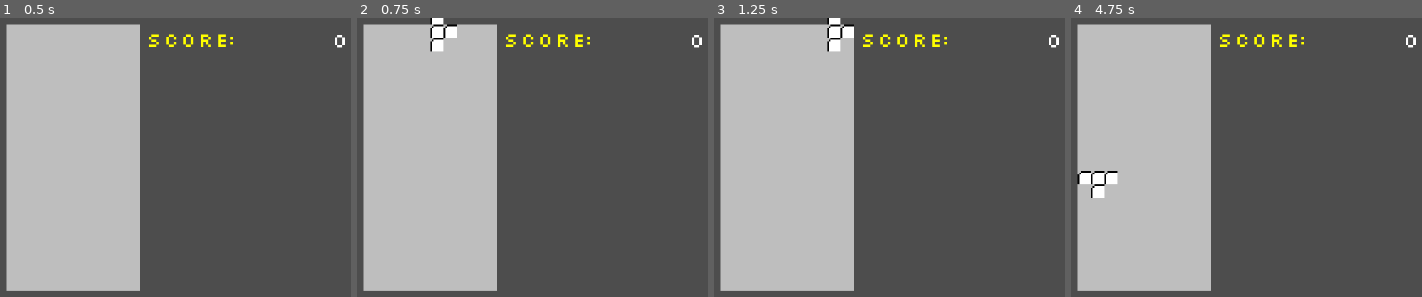
Above: before the commit, frames 1-4 (left to right).
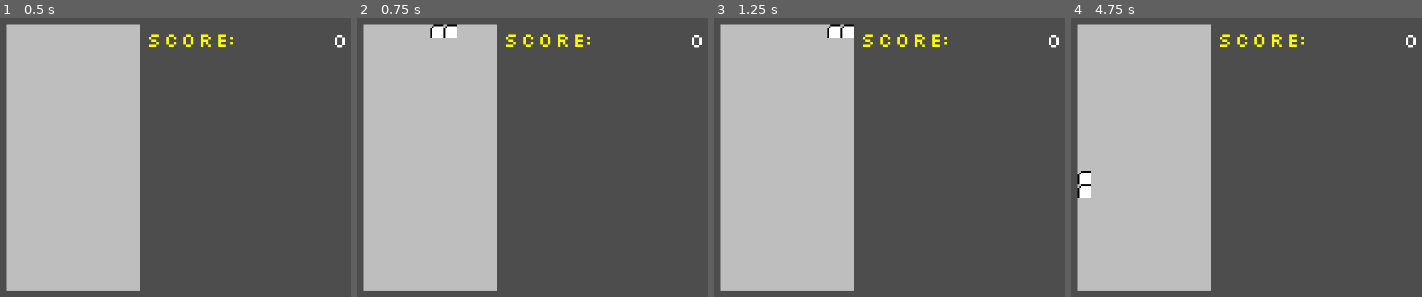
Above: after the commit, the same moments.

Repository: AsgerHB/create-jam-spring-2025
Game: Godot game, scene res://Scenes/Run.tscn
The game is run twice, just before and just after one commit, with the same random seed, the same clock (stepped at 60 frames per second) and the same inputs.
Inputs:
- Up to frame 1 (0.5 s): no input
- Up to frame 2 (0.75 s): tap Enter at 0.5 s; hold Right (ui_right) from 0.53 s (still down)
- Up to frame 3 (1.25 s): keep holding Right (ui_right)
- Up to frame 4 (4.75 s): release Right (ui_right) at 1.28 s; hold Down (ui_down) 1.28-2.03 s; hold Right (ui_right) 2.03-2.78 s; hold Up (ui_up) 2.78-3.53 s; hold Left (ui_left) from 3.53 s (still down)

Frame 1 is identical in both runs. In frame 2, 0.3% of the frame differs, in the area x 20-25%, y 0-13%; in frame 3, 0.3%; in frame 4, 0.7%, in the area x 1-14%, y 54-65%.

Commit message:
Added sand cell and tick handling

Diff:
--- a/Scripts/Cell.gd
+++ b/Scripts/Cell.gd
@@ -4,13 +4,15 @@
 const CELL_SIZE: int = 32
 
 enum Type {
-	Standard
+	Standard,
+	Sand,
+}
+# Map that assigns a complexity score to each cell type
+const cell_complexity_score = {
+	Type.Standard: 1,
+	Type.Sand: 2,
 }
 
-# Map that assigns a complexity score to each cell type
-const cell_complexity_score = {
-	Type.Standard: 1
-}
 # All the different states that a sprite can be in
 enum State {
 	CellTopLeft,
@@ -99,3 +101,10 @@
 	# Returns true if the cell can be moved
 	# TODO: Cool effects go here
 	return true
+
+func on_tick(game: TetrisGame, tick: int):
+	# Updates the game state for this tick
+	match type:
+		Type.Sand:
+			if tick % 3 == 0:
+				game.try_move_cell(grid_pos.x, grid_pos.y, grid_pos.x, grid_pos.y + 1)
--- a/TetrisGame.gd
+++ b/TetrisGame.gd
@@ -12,6 +12,7 @@
 @onready var run_state:RunState = $"/root/Run"
 @onready var score_counter:ScoreCounter = $"ScoreCounter"
 
+var tick_number: int = 0 # The current tick count
 @export var move_interval_ticks: int = 14
 @export var move_fast_interval_ticks: int = 2
 @export var move_sideways_interval_ticks: int = 3
@@ -30,7 +31,7 @@
 			r.append(null)
 		grid.append(r)
 
-	run_state.new_game()
+		run_state.new_game()
 
 func dead():
 	get_tree().change_scene_to_file("res://Scenes/Main Menu.tscn")
@@ -53,6 +54,7 @@
 	var cell = cell_prefab.instantiate()
 	add_child(cell)
 	cell.position = Vector2i(x * CELL_SIZE, y * CELL_SIZE)
+	cell.grid_pos = Vector2i(x, y)
 	cell.type = type
 	grid[y][x] = cell
 	return cell
@@ -78,7 +80,7 @@
 # See also try_move_cell.
 # Destination must be empty.
 func move_cell(from_x: int, from_y: int, to_x: int, to_y: int):
-	var c = get_at(from_x, from_y)
+	var c: Cell = get_at(from_x, from_y)
 	if c == null:
 		return
 	assert(get_at(to_x, to_y) == null, "Destination must be empty")
@@ -89,10 +91,9 @@
 
 
 # Similar to move_cell but triggers the cell's on_move effect (possibly preventing the move).
-# Destination must be empty.
 func try_move_cell(from_x: int, from_y: int, to_x: int, to_y: int) -> bool:
 	var c = get_at(from_x, from_y)
-	if c == null:
+	if c == null || not get_at(to_x, to_y) == null || out_of_bounds(to_x, to_y):
 		return false
 	# Pass self in case movement has side effects
 	if c.on_move(self, to_x, to_y):
@@ -139,7 +140,22 @@
 
 
 func _on_tick() -> void:
-	# TODO Incorporate with other tick stuff
+	tick_number += 1
+
+	# Call on_tick for all cells in order of their type
+	var cell_type_to_cells: Dictionary[Cell.Type, Array] = {}
+	for y in range(HEIGHT):
+		for x in range(WIDTH):
+			var cell = get_at(x, y)
+			if cell != null:
+				if not cell.type in cell_type_to_cells:
+					cell_type_to_cells[cell.type] = []
+				cell_type_to_cells[cell.type].append(cell)
+
+	for cell_type in Cell.Type.values():
+		if cell_type in cell_type_to_cells:
+			for cell in cell_type_to_cells[cell_type]:
+				cell.on_tick(self, tick_number)
 
 	# Move sideways if key is held
 	ticks_since_last_sideways_move += 1
@@ -173,6 +189,7 @@
 	var grid_pos = Vector2i(WIDTH / 2, 0)
 	falling_tetriminos.position = grid_pos * CELL_SIZE
 	falling_tetriminos.grid_pos = grid_pos
+
 
 	# If we immediately collide with existing cells -> game over
 	if does_falling_tetriminos_collide():
@@ -285,6 +302,5 @@
 	for y in rows_to_clear:
 		for x in range(WIDTH):
 			shift_above_cells_down(x, y)
-
 	if points != 0:
 		score_counter.apply_score(points, mult)
Not shown: 1 places in Scenes/Main Menu.tscn that only renumber resources
